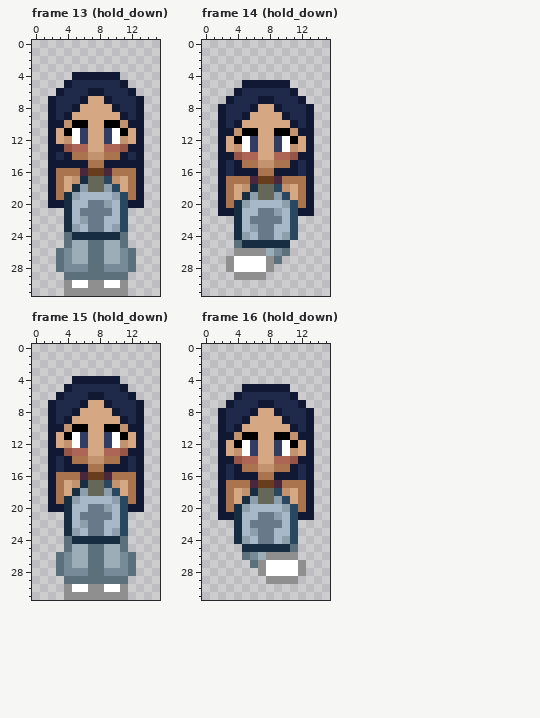
Two versions of one pixel-art file, art/player_demo.aseprite. That is the earlier state.
16x32 pixels, 24 frames. Shown: frame 13 (hold_down), frame 14 (hold_down), frame 15 (hold_down), frame 16 (hold_down). The commit also changed other frames, which this record leaves out.
After the commit:
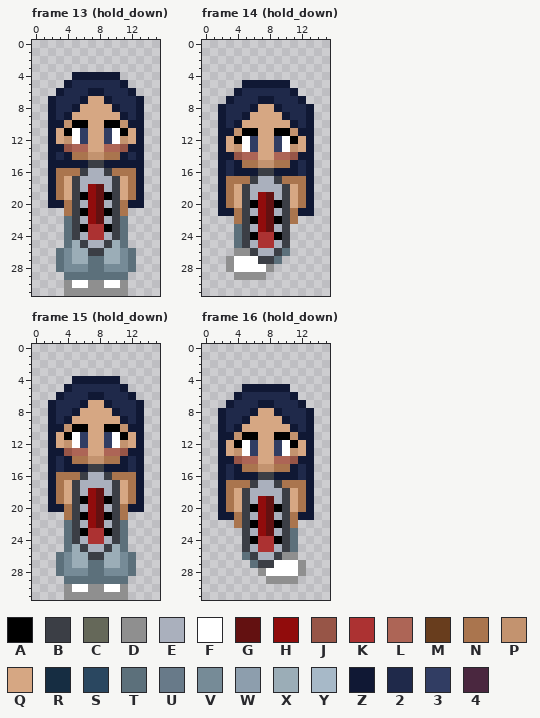
Palette (. is transparent): A #000000  B #3b3e45  C #656859  D #8f8f8f  E #aab0bd  F #ffffff  G #631111  H #910c0c  J #975547  K #ac3232  L #ad6556  M #683d1d  N #aa754e  P #c3936f  Q #d6a783  R #162d42  S #2a4760  T #5c707b  U #687a89  V #768b97  W #8d9ead  X #9badb7  Y #a7b9c8  Z #101834  2 #1f294a  3 #313d63  4 #4a273f
The edit:
layer "holy_water" now hidden
layer "thermometer" now shown
Changed rows in their new state; - is an unchanged pixel.
Frame 13 (hold_down):
first column x 4:
15 ---BB---
16 --BEEB--
17 -BEEEEB-
18 -BEHGEB-
19 QBAHGABQ
20 NBEHGEBN
21 NBAHGABN
22 TBEHGEBT
23 TBAKKABT
24 -BEKKEB-
25 --BEEB--
26 ---BB---
Frame 14 (hold_down):
first column x 4:
16 ---BB---
17 --BEEB--
18 -BEEEEB-
19 -BEHGEB-
20 QBAHGABQ
21 NBEHGEBN
22 NBAHGABN
23 TBEHGEB.
24 TBAKKAB.
25 -BEKKEB-
26 --BEEB--
27 ---BB---
Frame 15 (hold_down): the same change as frame 13 (hold_down)
Frame 16 (hold_down):
first column x 4:
16 ---BB---
17 --BEEB--
18 -BEEEEB-
19 -BEHGEB-
20 QBAHGABQ
21 NBEHGEBN
22 NBAHGABN
23 .BEHGEBT
24 .BAKKABT
25 -BEKKEB-
26 --BEEB--
27 ---BB---
